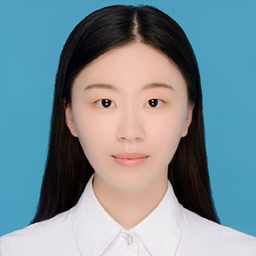
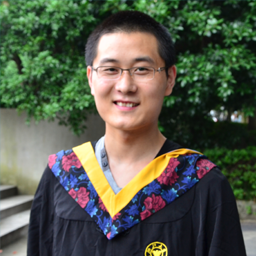
Layered file, before and after one edit (256x256). Changes by layer:
added layer "Layer 7" above "Layer 6" over [0, 0, 256, 256]
